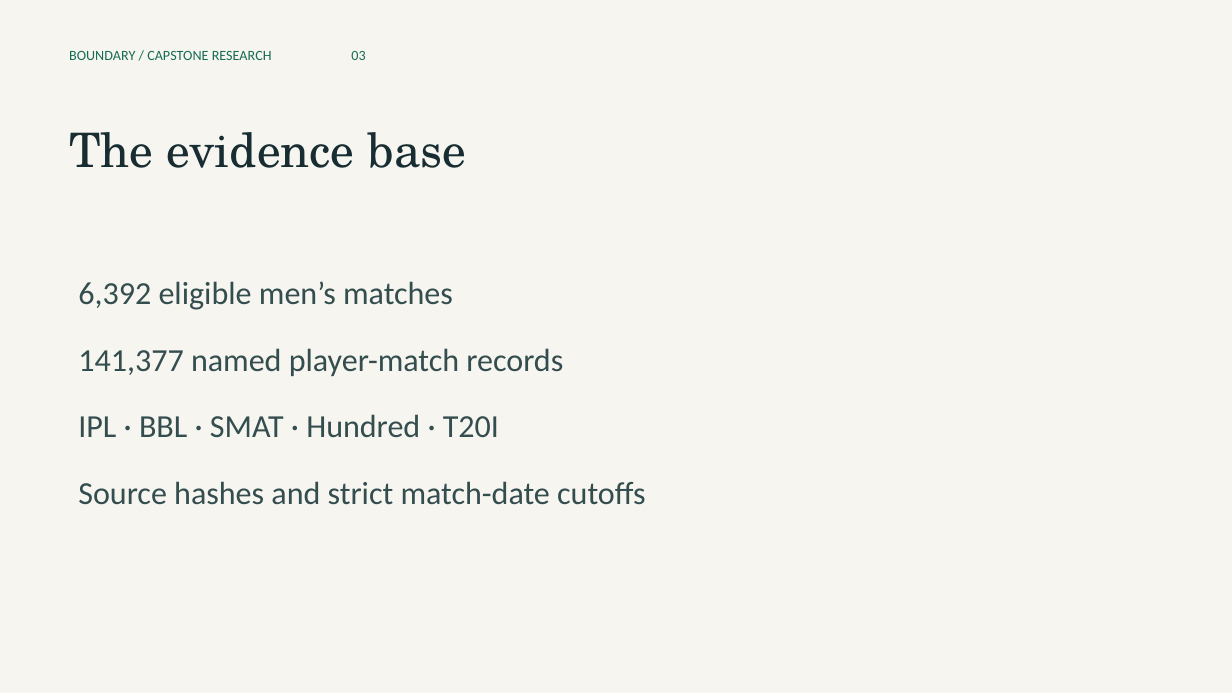
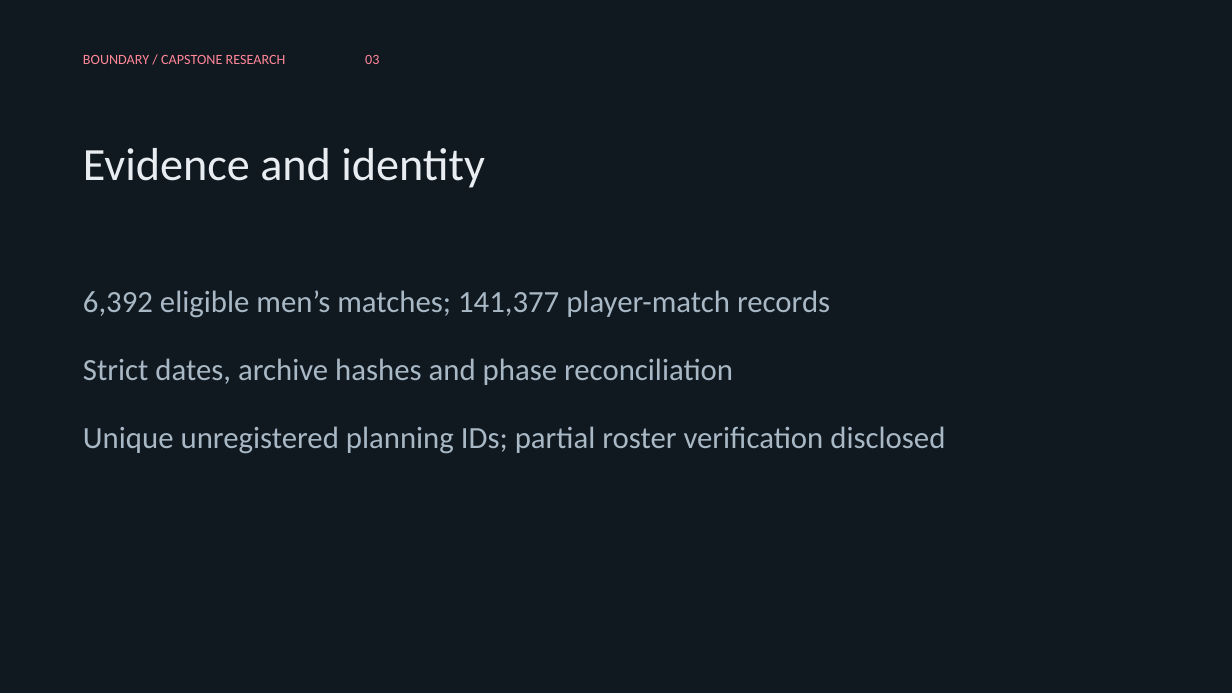
Before and after one commit to br-abishek-07/boundary-cricket-capstone, a slide deck: slide 3 of docs/Capstone_Presentation.pptx. Drawn at 1232x693 pixels with LibreOffice and Linux fonts; fonts in the diff are those of the drawing. Boxes give left, top, right and bottom in pixels: in the first picture for what was removed or moved away, otherwise in the second. Text is boxed around its words. In the diff, an @@ line names an element or a change of style, - is before the commit and + after.

Commit message:
Correct evidence integrity, supported XI workloads and grounded agent; add franchise themes
Preserve player identities and raw totals, correct phase filters, enforce complete bowling allocation, isolate private-session records, and gate research forecasts against the learned chase baseline. Add bundled marks, franchise accents and Light/Dark appearance.

Validation: 31 core regressions, 41 UI workflow checks and 5 local Chromium checks. Live provider quality and full current squad verification remain disclosed limits.

```diff
--- a/docs/Capstone_Presentation.pptx
+++ b/docs/Capstone_Presentation.pptx
@@ background #F6F5F0 to #101820 @@
@@ text "BOUNDARY / CAPSTONE RESEARCH 03": place and size @@
-text "BOUNDARY / CAPSTONE RESEARCH 03" at [69, 51, 365, 60]
+text "BOUNDARY / CAPSTONE RESEARCH 03" at [83, 55, 379, 64]
@@ text "BOUNDARY / CAPSTONE RESEARCH 03" at [83, 55, 379, 64]: text colour #176B55 to #FF8798; more space between paragraphs @@
@@ text at [83, 148, 485, 188]: text changed; size 37 to 36 pt; font TeX Gyre Schola to Calibri; text colour #182D32 to #E8EDF1 @@
-The evidence base
+Evidence and identity
@@ text at [83, 290, 945, 454]: text changed; size 25 to 24 pt; text colour #344D4E to #A8B8C5 @@
-6,392 eligible men’s matches
-141,377 named player-match records
-IPL · BBL · SMAT · Hundred · T20I
-Source hashes and strict match-date cutoffs
+6,392 eligible men’s matches; 141,377 player-match records
+Strict dates, archive hashes and phase reconciliation
+Unique unregistered planning IDs; partial roster verification disclosed
```
Also in this commit, not shown: 9 slides added, 9 slides removed, 52 other files.
